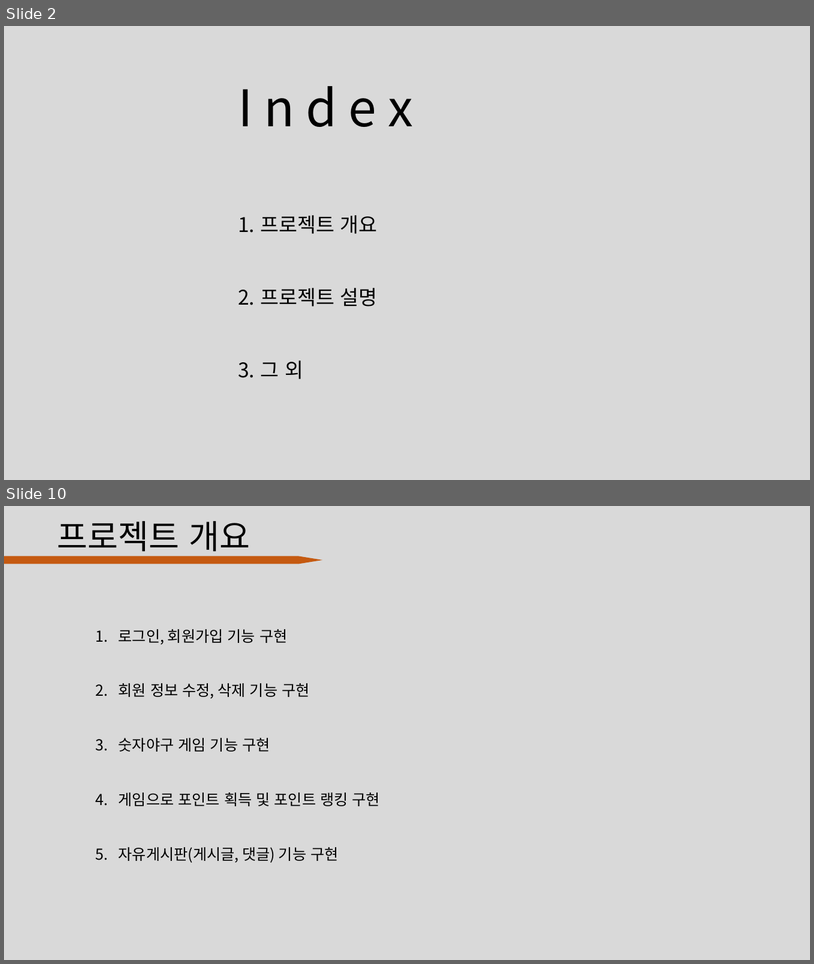
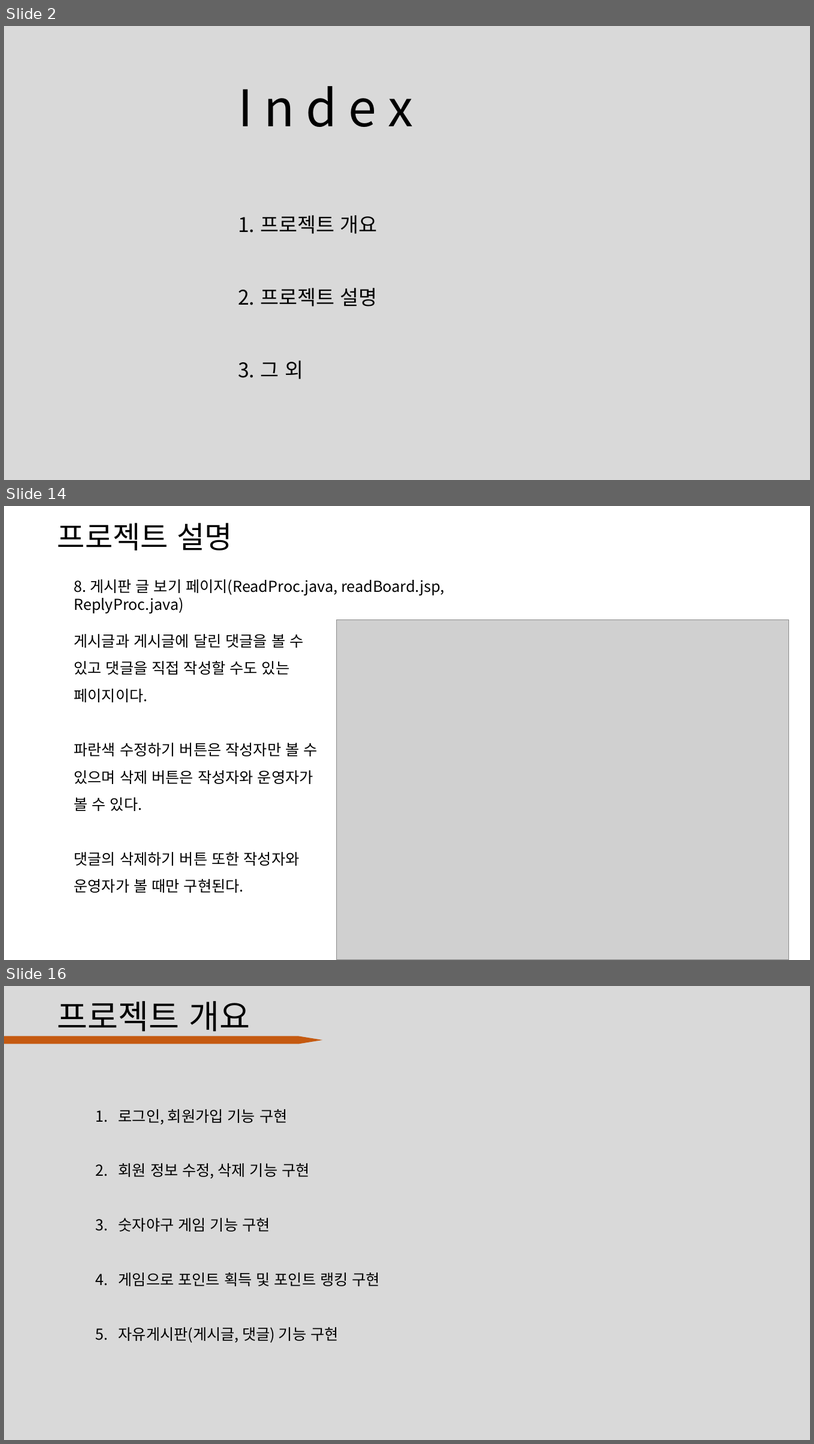
Before and after one commit to DevDogFe/baseball, a slide deck: 숫자 야구.pptx. Shown one above the other, each under a label of ours: slides 2 and 10 before the commit, slides 2, 14 and 16 after it; the slides between them are not shown. The pictures are 814x964 and 814x1444 pixels, drawn with LibreOffice and Linux fonts; fonts in the diff are those of the drawing; grey boxes stand for pictures. Boxes give left, top, right and bottom in pixels: in the first picture for what was removed or moved away, otherwise in the second. Text is boxed around its words. In the diff, an @@ line names an element or a change of style, - is before the commit and + after.

Commit message:
웰컴파일 수정

```diff
--- a/숫자 야구.pptx
+++ b/숫자 야구.pptx
@@ slide 14 added at (4,506,810,960), background #FFFFFF @@
@@ title added at (57,523,233,550), 36 pt, text #000000 @@
+프로젝트 설명
@@ text added at (74,579,444,613), 18 pt, text #000000 @@
+8. 게시판 글 보기 페이지(ReadProc.java, readBoard.jsp, ReplyProc.java)
@@ picture added at (337,620,789,960) @@
@@ text added at (74,634,318,892), 18 pt, text #000000 @@
+게시글과 게시글에 달린 댓글을 볼 수 있고 댓글을 직접 작성할 수도 있는 페이지이다.
+파란색 수정하기 버튼은 작성자만 볼 수 있으며 삭제 버튼은 작성자와 운영자가 볼 수 있다.
+댓글의 삭제하기 버튼 또한 작성자와 운영자가 볼 때만 구현된다.
@@ what was slide 10 is now slide 16 @@
```
Also in this commit, not shown: 6 slides changed, 6 other slides added, 1 slide removed, 4 other files.
